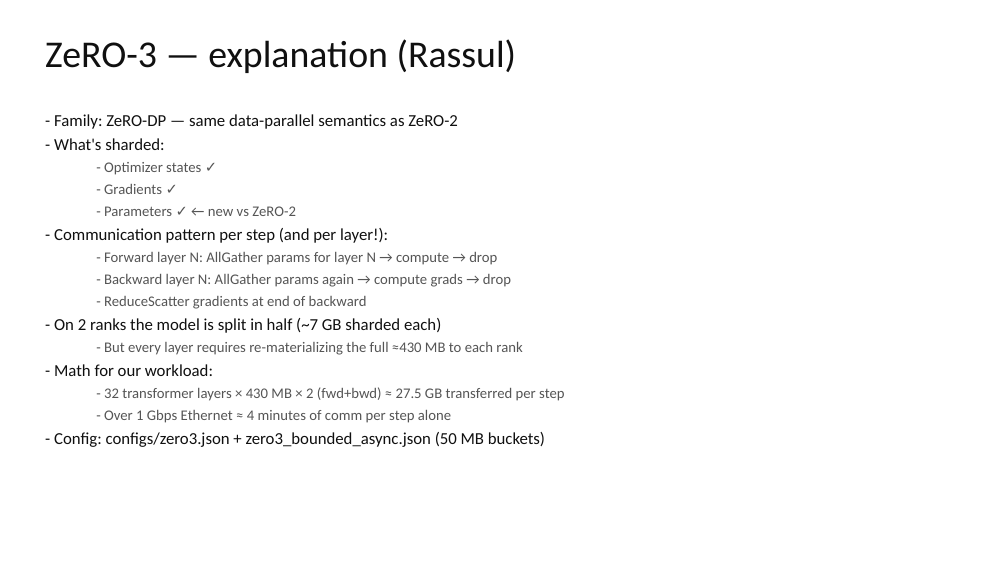
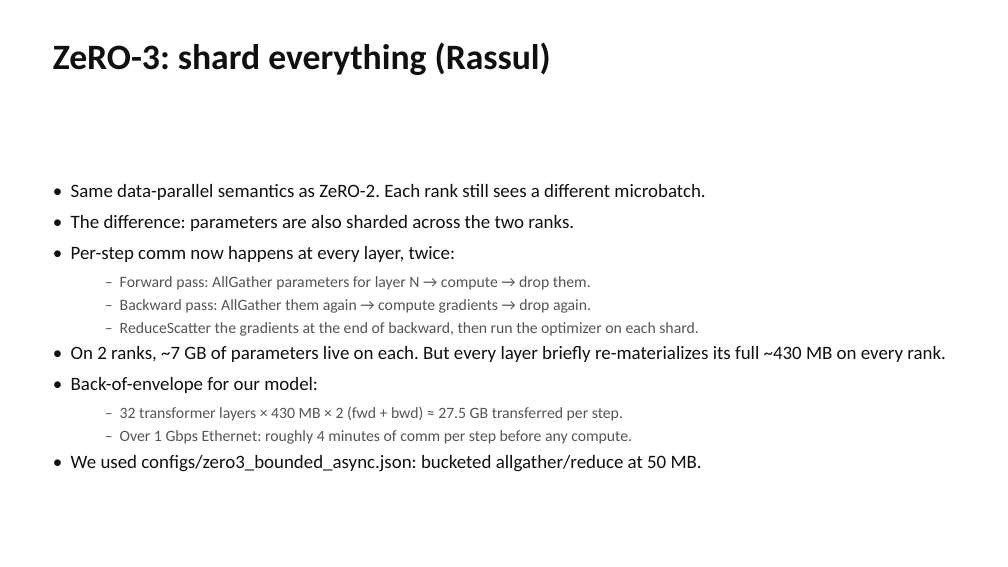
Before and after one commit to rassulmagauin/ml710, a slide deck: slide 17 of presentation/ML710_LLaVA_Parallelism.pptx. Drawn at 1008x567 pixels with LibreOffice and Linux fonts; fonts in the diff are those of the drawing. Boxes give left, top, right and bottom in pixels: in the first picture for what was removed or moved away, otherwise in the second. Text is boxed around its words. In the diff, an @@ line names an element or a change of style, - is before the commit and + after.

Commit message:
Rewrite presentation in a tighter voice; fix layout
Text changes:
- Replace bullet patterns like "X — explanation (Y)" with natural sentences
- Drop redundant section/subsection labels from titles ("Strategies compared",
  "ML task: LLaVA" etc) in favor of plainer ones ("What we compared",
  "The model: LLaVA")
- Shorten titles that were wrapping to two lines and clipping body content
  ("FSDP: PyTorch's take", "Statistical efficiency")
- Fewer nested sub-bullets; mix prose with bullets so slides don't read like
  a generated outline
- Vertical-anchor body text in the middle of each slide so layouts don't
  leave huge whitespace at the bottom

Layout changes:
- Bullets at 20-22pt (was 16), sub-bullets at 17-19pt
- Use real "•" / "–" bullet glyphs instead of leading dash characters
- One central plot per comparison slide (not bullets-on-left + chart-on-right)
  with a short italic takeaway under the title
- Result slides: bullets 6.4" wide, image 5.5" — no more overlap with the chart

Plot changes:
- Bar charts regenerated at 7.5x5 (was 8x4.5) so labels don't overflow
- Goodput split into 9a_goodput_per_sec.png and 9b_goodput_per_sample.png as
  separate single-panel plots; the merged 9_goodput.png is kept for the docs

```diff
--- a/presentation/ML710_LLaVA_Parallelism.pptx
+++ b/presentation/ML710_LLaVA_Parallelism.pptx
@@ text at bbox=[53, 42, 551, 75]: text changed; size 36 to 34 pt; bold on @@
-ZeRO-3 — explanation (Rassul)
+ZeRO-3: shard everything (Rassul)
@@ text "• Same data-parallel semantics as ..." at bbox=[71, 184, 946, 472]: vertical alignment top to middle @@
@@ text at bbox=[71, 184, 946, 472]: text changed; size 14 to 18 pt; text colour #555555 to #101010 @@
-- Family: ZeRO-DP — same data-parallel semantics as ZeRO-2
-- What's sharded:
-  - Optimizer states ✓
-  - Gradients ✓
-  - Parameters ✓ ← new vs ZeRO-2
-- Communication pattern per step (and per layer!):
-  - Forward layer N: AllGather params for layer N → compute → drop
-  - Backward layer N: AllGather params again → compute grads → drop
-  - ReduceScatter gradients at end of backward
-- On 2 ranks the model is split in half (~7 GB sharded each)
-  - But every layer requires re-materializing the full ≈430 MB to each rank
-- Math for our workload:
-  - 32 transformer layers × 430 MB × 2 (fwd+bwd) ≈ 27.5 GB transferred per step
-  - Over 1 Gbps Ethernet ≈ 4 minutes of comm per step alone
-- Config: configs/zero3.json + zero3_bounded_async.json (50 MB buckets)
+• Same data-parallel semantics as ZeRO-2. Each rank still sees a different microbatch.
+• The difference: parameters are also sharded across the two ranks.
+• Per-step comm now happens at every layer, twice:
+  – Forward pass: AllGather parameters for layer N → compute → drop them.
+  – Backward pass: AllGather them again → compute gradients → drop again.
+  – ReduceScatter the gradients at the end of backward, then run the optimizer on each shard.
+• On 2 ranks, ~7 GB of parameters live on each. But every layer briefly re-materializes its full ~430 MB on every rank.
+• Back-of-envelope for our model:
+  – 32 transformer layers × 430 MB × 2 (fwd + bwd) ≈ 27.5 GB transferred per step.
+  – Over 1 Gbps Ethernet: roughly 4 minutes of comm per step before any compute.
+• We used configs/zero3_bounded_async.json: bucketed allgather/reduce at 50 MB.
```
Also in this commit, not shown: 19 other slides changed, 10 slides added, 10 slides removed, 10 other files.
